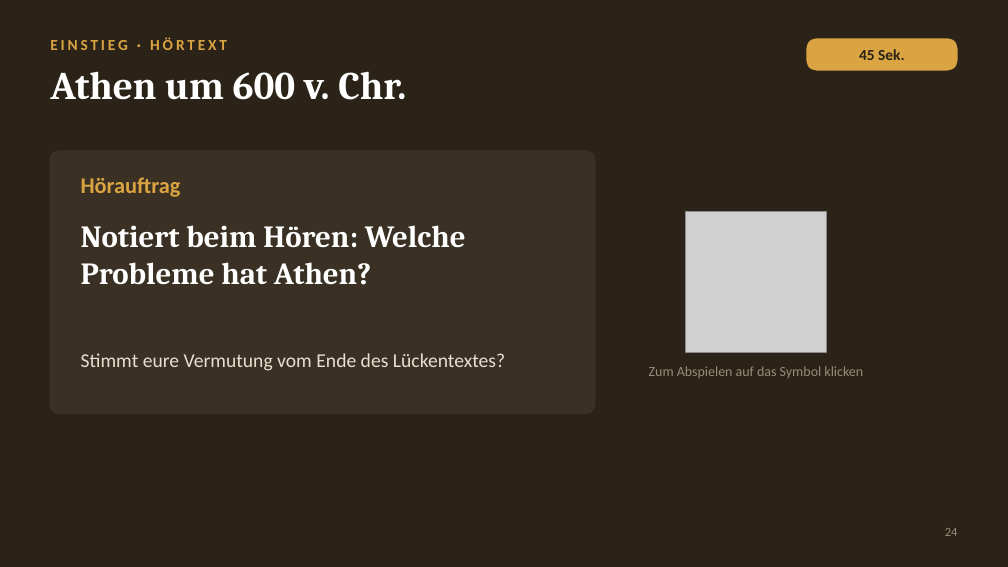
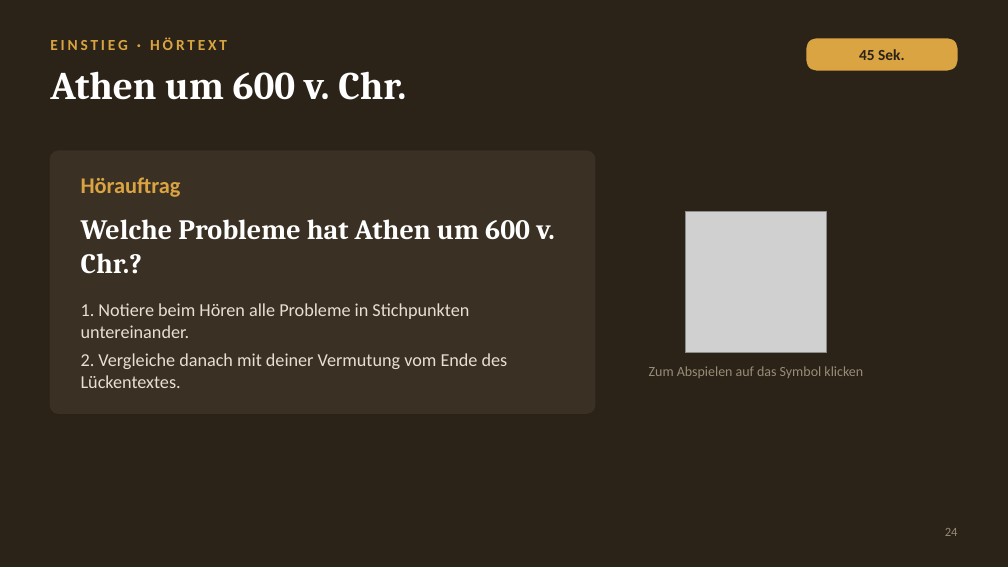
Before and after one commit to golzkonstantin-gif/Schule, a slide deck: slide 24 of Geschichte_11/Doppelstunde_Solon/Folien_Doppelstunde_Drakon_Solon.pptx. Drawn at 1008x567 pixels with LibreOffice and Linux fonts; fonts in the diff are those of the drawing; grey boxes stand for pictures. Boxes give left, top, right and bottom in pixels: in the first picture for what was removed or moved away, otherwise in the second. Text is boxed around its words. In the diff, an @@ line names an element or a change of style, - is before the commit and + after.

```diff
--- a/Geschichte_11/Doppelstunde_Solon/Folien_Doppelstunde_Drakon_Solon.pptx
+++ b/Geschichte_11/Doppelstunde_Solon/Folien_Doppelstunde_Drakon_Solon.pptx
@@ text at (81,219,554,274): text changed; size 22 to 20 pt @@
-Notiert beim Hören: Welche Probleme hat Athen?
+Welche Probleme hat Athen um 600 v. Chr.?
@@ text "1. Notiere beim Hören alle ..." at (81,303,508,388): vertical alignment top to middle @@
@@ text at (81,303,508,388): text changed; size 14 to 13 pt @@
-Stimmt eure Vermutung vom Ende des Lückentextes?
+1. Notiere beim Hören alle Probleme in Stichpunkten untereinander.
+2. Vergleiche danach mit deiner Vermutung vom Ende des Lückentextes.
```
Also in this commit, not shown: 9 other slides changed.
